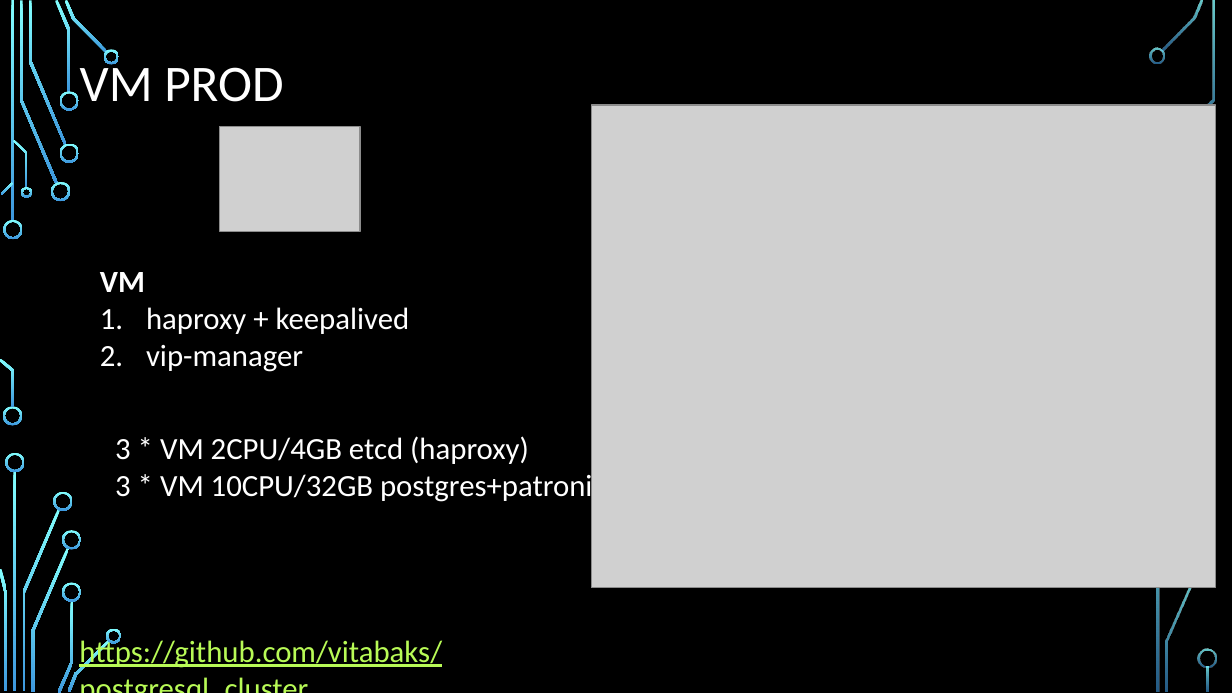
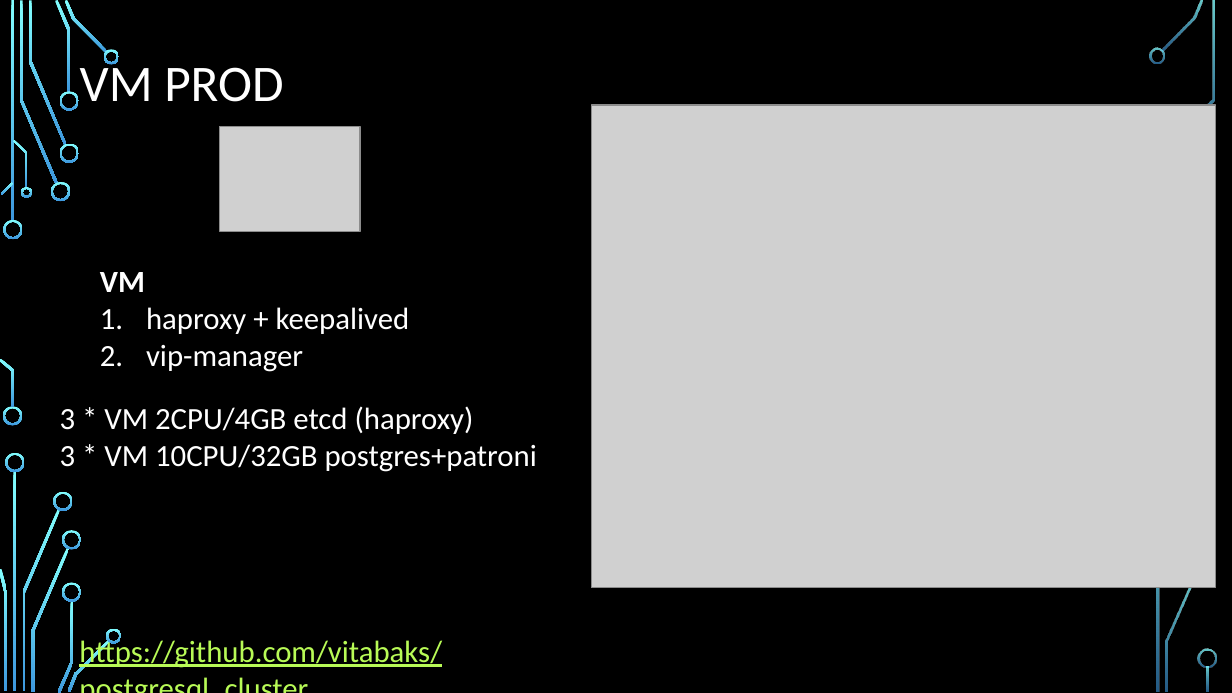
Before and after one commit to InfinityIn/otus-PostreSQL-2024-08, a slide deck: slide 5 of Lesson15 HW/otus_diplom_presentation.pptx (slide 6 before the commit). Drawn at 1232x693 pixels with LibreOffice and Linux fonts; fonts in the diff are those of the drawing; grey boxes stand for pictures; background and template pictures are left out. Boxes give left, top, right and bottom in pixels: in the first picture for what was removed or moved away, otherwise in the second. Text is boxed around its words. In the diff, an @@ line names an element or a change of style, - is before the commit and + after.

```diff
--- a/Lesson15 HW/otus_diplom_presentation.pptx
+++ b/Lesson15 HW/otus_diplom_presentation.pptx
@@ text "3 * VM 2CPU/4GB etcd ...": place and size @@
-text "3 * VM 2CPU/4GB etcd ..." at [115,436,592,505]
+text "3 * VM 2CPU/4GB etcd ..." at [60,406,537,472]
```
Also in this commit, not shown: 9 other slides changed, 1 slide removed.
